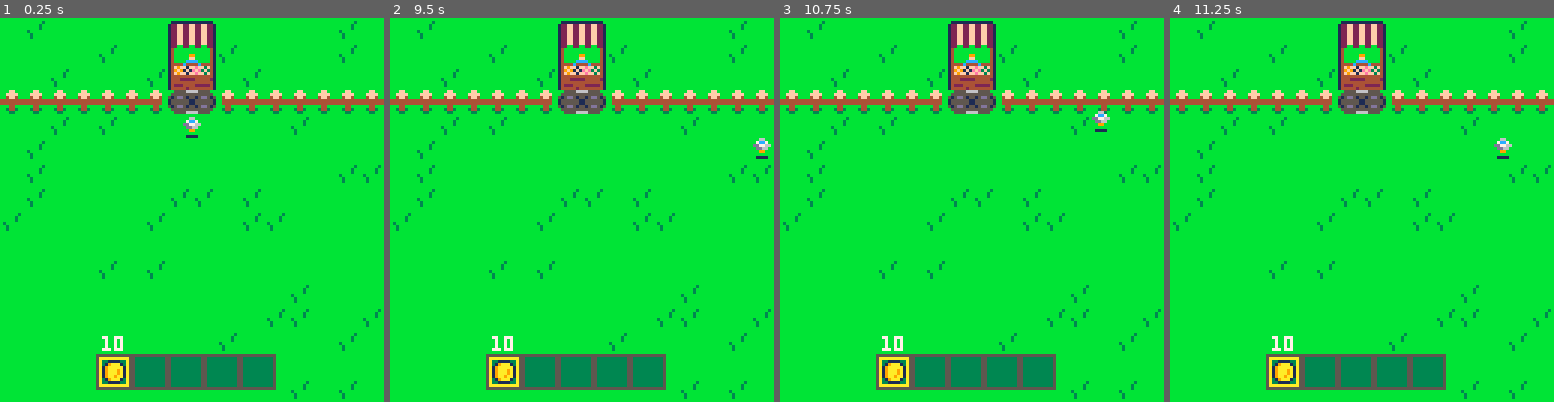
Above: before the commit, frames 1-4 (left to right).
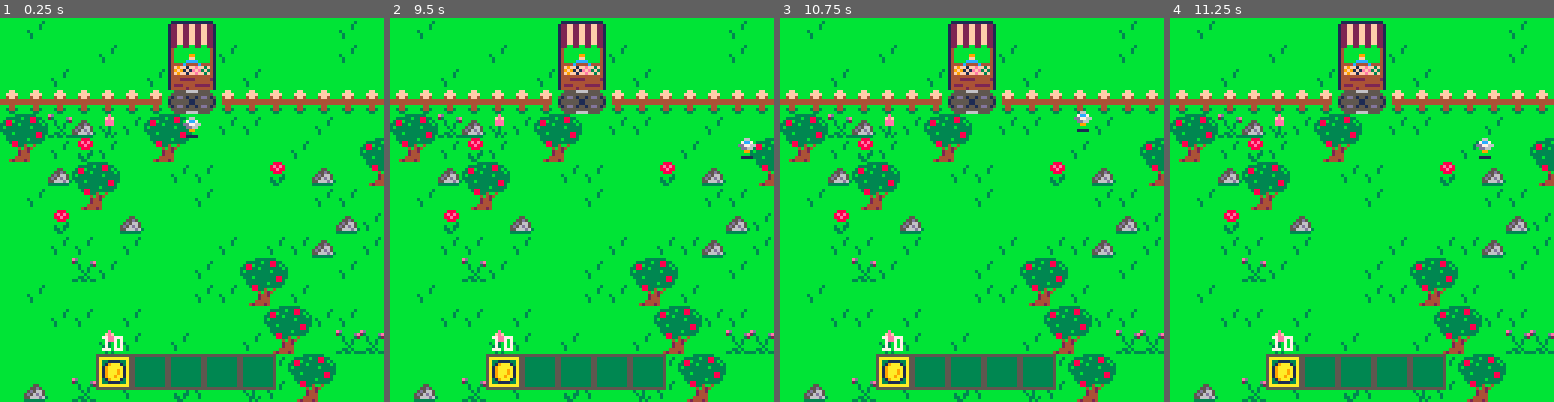
Above: after the commit, the same moments.

Repository: ritasker/SunDropHill
Game: PICO-8 cartridge sundrop_hill.p8
Two runs of this game, one before a commit and one after it. Both use one fixed random seed, a clock stepped at 60 frames per second and the inputs below.
Inputs:
- Up to frame 1 (0.25 s): no input
- Up to frame 2 (9.5 s): tap X (X key) at 0.33, 1.07, 1.85, 2.97, 4.08, 5.2, 6.32, 7.43, 8.55 s; tap O (Z key) at 0.7, 1.7, 2.1, 2.5, 2.9, 3.3, 3.7, 4.1, 4.5, 4.9, 5.3, 5.7, 6.1, 6.5, 6.9, 7.3, 7.7, 8.1, 8.5, 8.9, 9.3 s; hold Right 1.6-2.1 s; hold Up 2.15-2.42 s; hold Right 2.47-3.03 s; hold Left 3.08-3.58 s; hold Down 3.63-3.97 s; hold Right 4.02-4.68 s; hold Up 4.73-5.03 s; hold Left 5.08-5.68 s; hold Down 5.73-6.03 s; hold Right 6.08-6.58 s; hold Right 6.63-7.13 s; hold Up 7.18-7.45 s; hold Right 7.5-8.07 s; hold Left 8.12-8.62 s; hold Down 8.67-9 s; hold Right from 9.05 s (still down)
- Up to frame 3 (10.75 s): tap X (X key) at 9.67 s; tap O (Z key) at 9.7, 10.1, 10.5 s; release Right at 9.72 s; hold Up 9.77-10.07 s; hold Left 10.12-10.72 s
- Up to frame 4 (11.25 s): hold Down 10.77-11.07 s; tap X (X key) at 10.78 s; tap O (Z key) at 10.9 s; hold Right from 11.12 s (still down)

The runs differ from the first frame. In frame 1, 11% of the frame differs, in the area x 0-100%, y 25-100%; in frame 2, 11%; in frame 3, 11%; in frame 4, 11%.

Commit message:
New Map Sprites and Generation

Diff:
--- a/entities/game.lua
+++ b/entities/game.lua
@@ -1,20 +1,30 @@
 function init_game()
+  gen_map()
+
   crops = {}
-  plr = {
-    x = 60,
-    y = 32,
-    sp = 12
-  }
-
-  inv_sel=1
+
+  for y = 4, 16 do
+    for x = 0, 16 do
+      if not collide(x, y) then
+        plr = {
+          x = 60,
+          y = 32,
+          sp = 12
+        }
+        break
+      end
+    end
+  end
+
+  inv_sel = 1
   plr_inv = {}
-  add(plr_inv, {
-    name = "gold",
-    qty = 10,
-    sp = 18
-  })
-
-  gen_map()
+  add(
+    plr_inv, {
+      name = "gold",
+      qty = 10,
+      sp = 18
+    }
+  )
 end
 
 function update_game()
@@ -28,7 +38,7 @@
   if btn(⬆️) then plr.y -= 1 end
   if btn(⬇️) then plr.y += 1 end
 
-  if collide() or off_screen() then
+  if collide(plr.x, plr.y) or off_screen() then
     plr.x = lx
     plr.y = ly
   end
@@ -37,7 +47,7 @@
     local ptx = flr((plr.x + 4) / 8)
     local pty = flr((plr.y + 6) / 8)
 
-    if over_planted_seeds(ptx,pty) then
+    if over_planted_seeds(ptx, pty) then
       water(ptx, pty)
     end
 
@@ -51,7 +61,7 @@
 
     if at_store(ptx, pty) then
       init_menu()
-      state="menu"
+      state = "menu"
     end
   end
 
@@ -65,23 +75,50 @@
 end
 
 function draw_game()
- -- draw player
+  -- draw player
   spr(plr.sp, plr.x, plr.y)
 
   draw_hotbar()
 end
 
 function gen_map()
-  -- Random grass
-  for x = 0, 16 do
-    for y = 4, 16 do
-      if rnd() < 0.15 then
+  for y = 4, 16 do
+    for x = 0, 16 do
+      local map_tile = mget(x, y)
+      if is_tree_tile(map_tile) then
+        goto continue
+      end
+
+      -- grass
+      if rnd() < 0.3 then
         mset(x, y, 1)
       end
-    end
-  end
-
--- fence
+
+      -- flowers
+      if rnd() < 0.08 then
+        flower_idx = flr(rnd(3))
+        mset(x, y, 32 + flower_idx)
+      end
+
+      -- rocks
+      if rnd() < 0.07 then
+        mset(x, y, 37)
+      end
+
+      -- trees
+      if rnd() < 0.03 then
+        if not_on_tree(x, y) then
+          mset(x, y, 19)
+          mset(x + 1, y, 20)
+          mset(x, y + 1, 35)
+          mset(x + 1, y + 1, 36)
+        end
+      end
+      ::continue::
+    end
+  end
+
+  -- fence
   for x = 0, 16 do
     if x < 6 or x > 9 then
       mset(x, 3, 11)
@@ -91,6 +128,22 @@
   -- fence post ends
   mset(6, 3, 27)
   mset(9, 3, 43)
+end
+
+function not_on_tree(x, y)
+  local t1 = mget(x, y)
+  local t2 = mget(x + 1, y)
+  local t3 = mget(x, y + 1)
+  local t4 = mget(x + 1, y + 1)
+
+  return not is_tree_tile(t1)
+      or not is_tree_tile(t2)
+      or not is_tree_tile(t3)
+      or not is_tree_tile(t4)
+end
+
+function is_tree_tile(tile)
+  return tile == 19 or tile == 20 or tile == 35 or tile == 36
 end
 
 function update_crops()
@@ -120,10 +173,10 @@
   end
 end
 
-function collide()
-  local px1 = (plr.x + 3) / 8
-  local px2 = (plr.x + 4) / 8
-  local py = (plr.y + 5) / 8
+function collide(plrx, plry)
+  local px1 = (plrx + 3) / 8
+  local px2 = (plrx + 4) / 8
+  local py = (plry + 5) / 8
 
   if fget(mget(px1, py), 0) or fget(mget(px2, py), 0) then
     return true
@@ -183,14 +236,16 @@
   local seeds = get_inv_item_by_name(plr_inv, "seeds")
   if seeds != nil and seeds.qty > 0 then
     plr.ply_ani = true
-    add(crops, {
-      x = x,
-      y = y,
-      wtd = false,
-      sp = 2,
-      tig = 0,
-      si = 300 + rnd(300)
-    })
+    add(
+      crops, {
+        x = x,
+        y = y,
+        wtd = false,
+        sp = 2,
+        tig = 0,
+        si = 300 + rnd(300)
+      }
+    )
     seeds.qty -= 1
 
     if seeds.qty == 0 then
@@ -217,12 +272,14 @@
       c.sp = 0
       local carrots = get_inv_item_by_name(plr_inv, "carrots")
       if carrots == nil then
-        add(plr_inv, {
-          name = "carrots",
-          qty = 1,
-          gp=5,
-          sp = 17
-        })
+        add(
+          plr_inv, {
+            name = "carrots",
+            qty = 1,
+            gp = 5,
+            sp = 17
+          }
+        )
       else
         carrots.qty += 1
       end
--- a/sundrop_hill.p8
+++ b/sundrop_hill.p8
@@ -192,7 +192,7 @@
 
 
 __gff__
-0202000000040000000000010000010100000000000000000000000100000101000000000000000000000001000001010000000000000000000000000000080800000000000000000000000000000000000000000000000000000000000000000000000000000000000000000000000000000000000000000000000000000000
+0202000000040000000000010000010100000001010000000000000100000101020202010101000000000001000001010000000000000000000000000000080800000000000000000000000000000000000000000000000000000000000000000000000000000000000000000000000000000000000000000000000000000000
 0000000000000000000000000000000000000000000000000000000000000000000000000000000000000000000000000000000000000000000000000000000000000000000000000000000000000000000000000000000000000000000000000000000000000000000000000000000000000000000000000000000000000000
 __map__
 000100000000000e0f0000000000010000000000000000000000000000000000000000000000000000000000000000000000000000000000000000000000000000000000000000000000000000000000000000000000000000000000000000000000000000000000000000000000000000000000000000000000000000000000
Not shown, changed: 24 lines of the sprite sheet (__gfx__) section of sundrop_hill.p8
